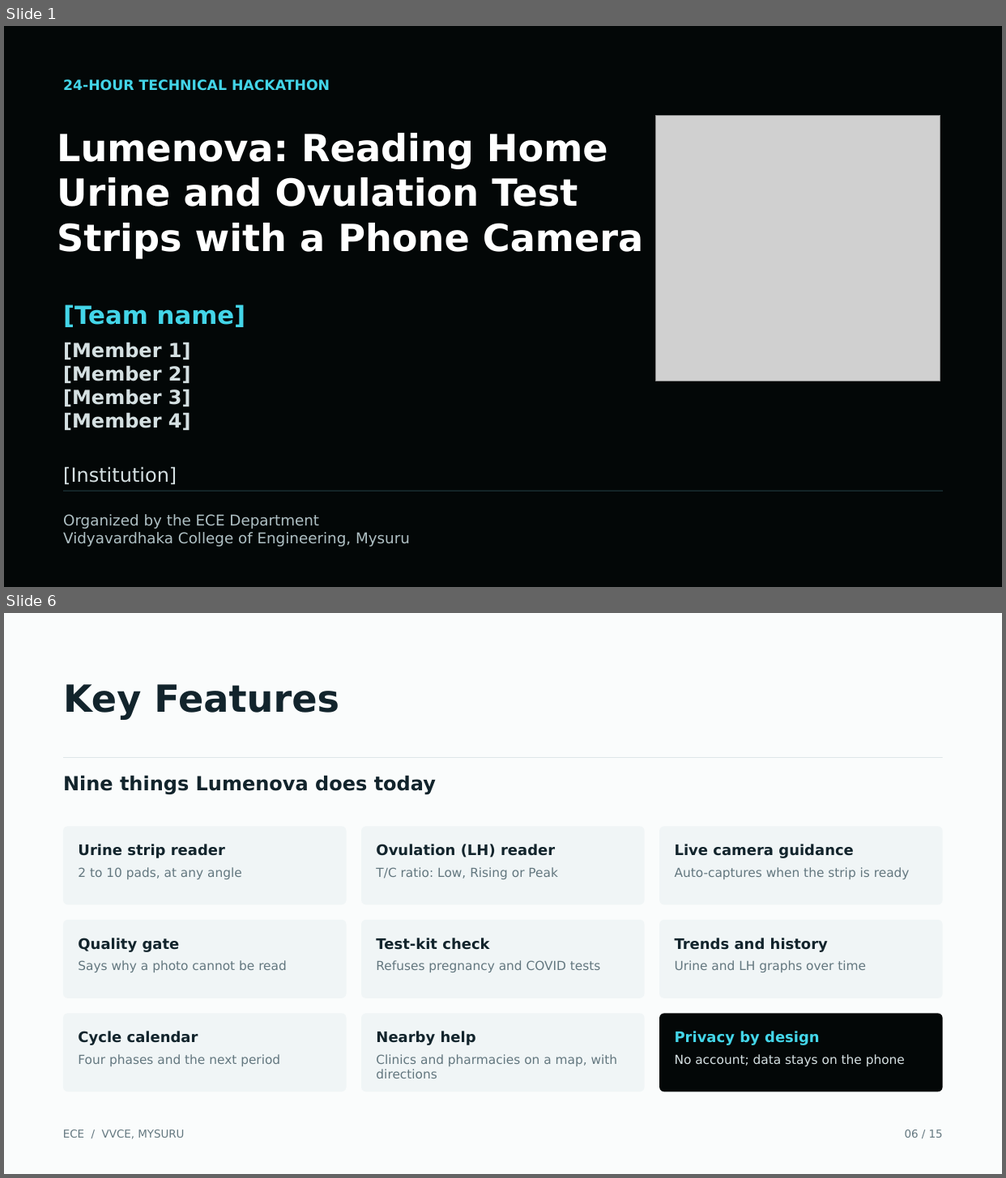
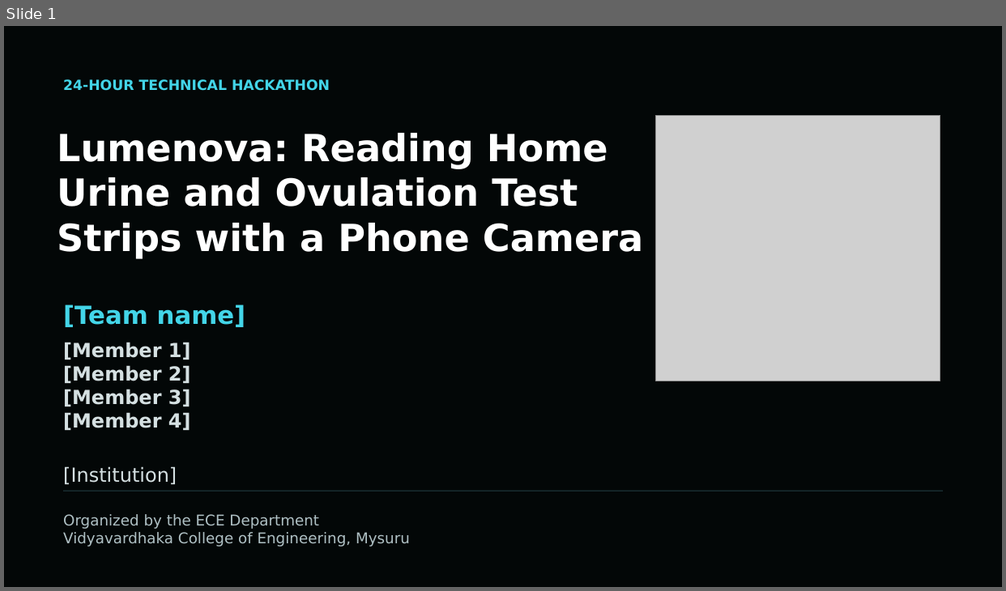
Before and after one commit to RividyathaSathakshi/LUMENOVA, a slide deck: presentation/Lumenova_TechShodha.pptx. Shown one above the other, each under a label of ours: slides 1 and 6 before the commit, slide 1 after it; the slides between them are not shown. The pictures are 1006x1178 and 1006x591 pixels, drawn with LibreOffice and Linux fonts; fonts in the diff are those of the drawing; grey boxes stand for pictures. Boxes give left, top, right and bottom in pixels: in the first picture for what was removed or moved away, otherwise in the second. Text is boxed around its words. In the diff, an @@ line names an element or a change of style, - is before the commit and + after.

```diff
--- a/presentation/Lumenova_TechShodha.pptx
+++ b/presentation/Lumenova_TechShodha.pptx
@@ slide 6 removed at (4,613,1002,1174), background #FAFCFC @@
@@ text removed at (63,684,339,720) @@
-Key Features
@@ rectangle removed at (63,757,943,758) @@
@@ text removed at (63,775,436,795) @@
-Nine things Lumenova does today
@@ rounded rectangle removed at (63,826,346,905) @@
@@ rounded rectangle removed at (361,826,644,905) @@
@@ rounded rectangle removed at (660,826,943,905) @@
@@ text removed at (78,844,242,879) @@
-Urine strip reader
-2 to 10 pads, at any angle
@@ text removed at (376,844,558,879) @@
-Ovulation (LH) reader
-T/C ratio: Low, Rising or Peak
@@ text removed at (675,844,910,879) @@
-Live camera guidance
-Auto-captures when the strip is ready
@@ rounded rectangle removed at (63,920,346,999) @@
@@ rounded rectangle removed at (361,920,644,999) @@
@@ rounded rectangle removed at (660,920,943,999) @@
@@ text removed at (78,938,287,973) @@
-Quality gate
-Says why a photo cannot be read
@@ text removed at (376,938,601,973) @@
-Test-kit check
-Refuses pregnancy and COVID tests
@@ text removed at (675,938,866,973) @@
-Trends and history
-Urine and LH graphs over time
@@ rounded rectangle removed at (63,1013,346,1093) @@
@@ rounded rectangle removed at (361,1013,644,1093) @@
@@ rounded rectangle removed at (660,1013,943,1093) @@
@@ text removed at (78,1031,280,1067) @@
-Cycle calendar
-Four phases and the next period
@@ text removed at (376,1031,618,1079) @@
-Nearby help
-Clinics and pharmacies on a map, with directions
@@ text removed at (675,1031,905,1067) @@
-Privacy by design
-No account; data stays on the phone
@@ text removed at (63,1130,184,1139) @@
-ECE / VVCE, MYSURU
@@ text removed at (905,1130,943,1138) @@
-06 / 15
```
Also in this commit, not shown: 5 slides changed, 7 other slides removed.
